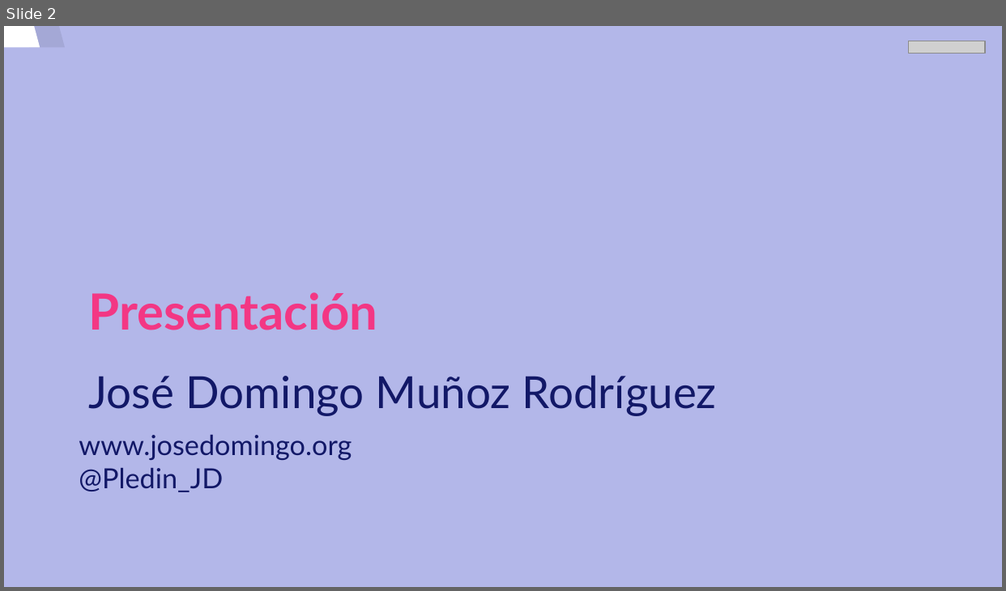
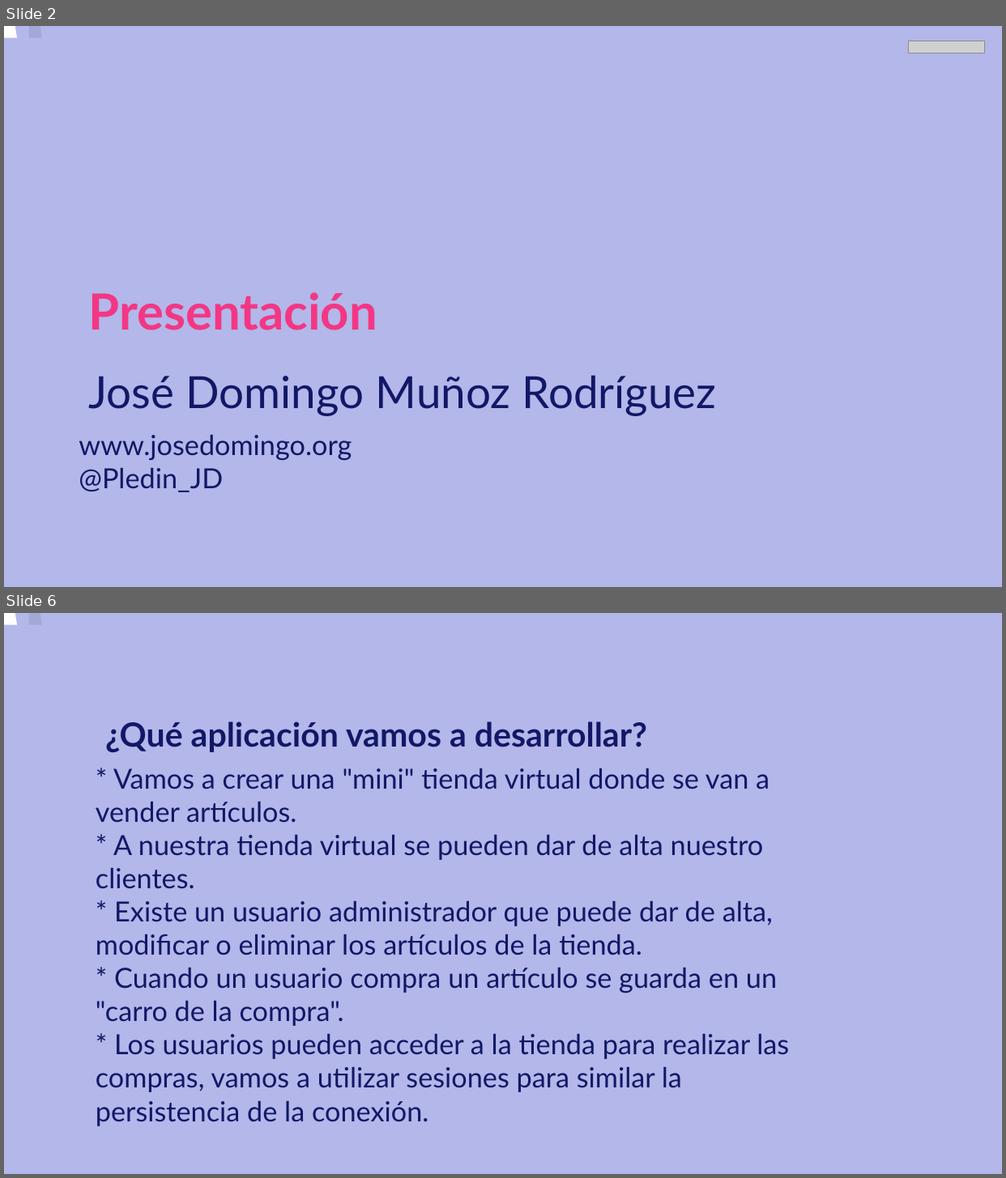
Before and after one commit to josedom24/curso_flask, a slide deck: curso/u0/u0.odp. Shown one above the other, each under a label of ours: slide 2 before the commit, slides 2 and 6 after it; the slides between them are not shown. The pictures are 1006x591 and 1006x1178 pixels, drawn with LibreOffice and Linux fonts; fonts in the diff are those of the drawing; grey boxes stand for pictures. Boxes give left, top, right and bottom in pixels: in the first picture for what was removed or moved away, otherwise in the second. Text is boxed around its words. In the diff, an @@ line names an element or a change of style, - is before the commit and + after.

```diff
--- a/curso/u0/u0.odp
+++ b/curso/u0/u0.odp
@@ slide 6 added at [4, 613, 1002, 1174], background #B3B7E9; not listed: 2 template elements that a slide beside it also shows @@
@@ text added at [105, 722, 647, 752], 24 pt, text #121867, bold @@
+¿Qué aplicación vamos a desarrollar?
@@ text added at [96, 769, 789, 1127], 20 pt, text #121867 @@
+* Vamos a crear una "mini" tienda virtual donde se van a vender artículos.
+* A nuestra tienda virtual se pueden dar de alta nuestro clientes.
+* Existe un usuario administrador que puede dar de alta, modificar o eliminar los artículos de la tienda.
+* Cuando un usuario compra un artículo se guarda en un "carro de la compra".
+* Los usuarios pueden acceder a la tienda para realizar las compras, vamos a utilizar sesiones para similar la persistencia de la conexión.
@@ slide 2 changed as well @@
@@ freeform shape at [4, 26, 902, 587]: outline redrawn @@
@@ freeform shape at [29, 26, 927, 587]: outline redrawn @@
```
Also in this commit, not shown: 1 other slide changed, 5 other slides added, 8 slides removed, 1 other file.
